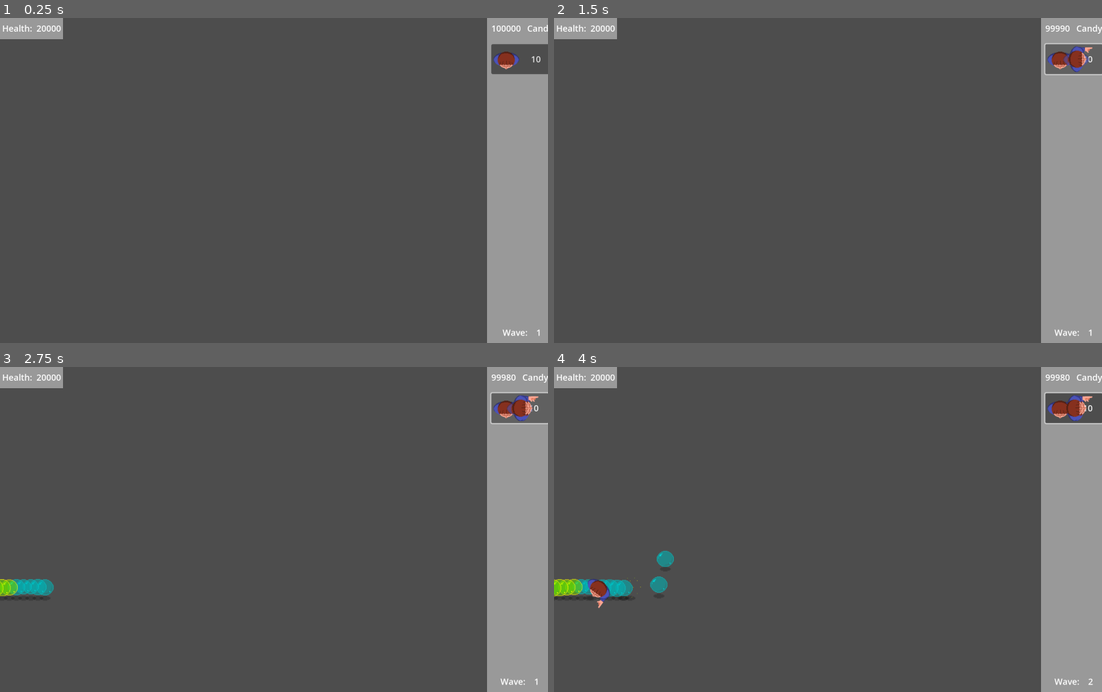
Above: before the commit, frames 1-4 (two rows, left to right).
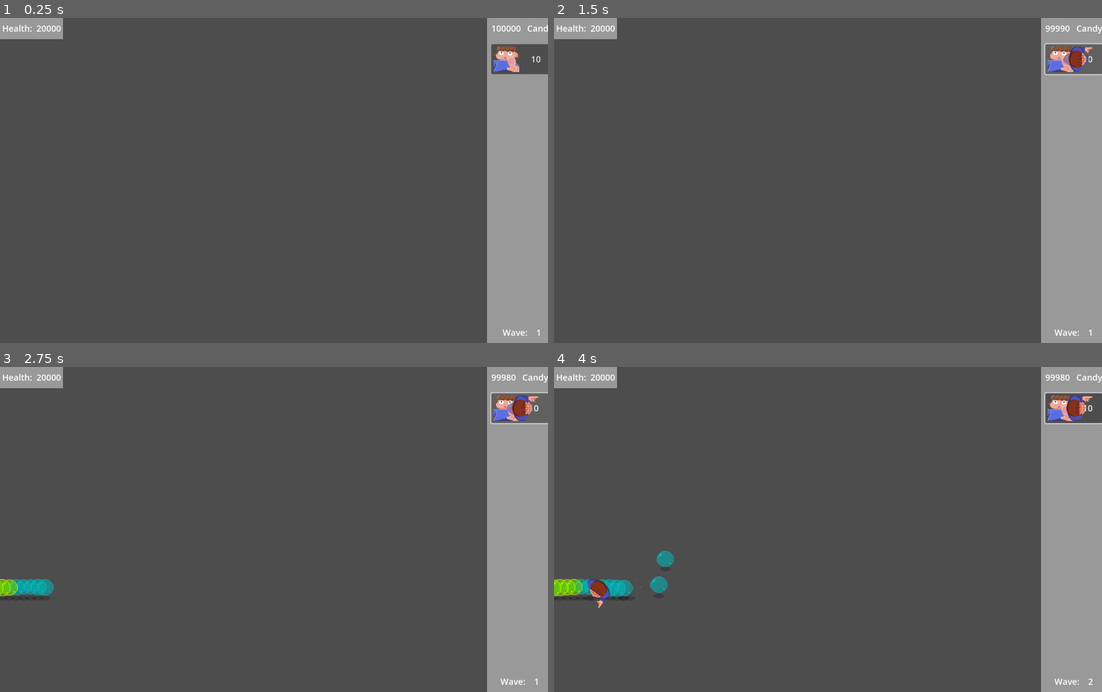
Above: after the commit, the same moments.

Repository: benxutech/bubble-tower-defense
Game: Godot game, scene res://Scenes/Maps/BaseMap.tscn
Same seed, same stepped clock (60 frames per second), same inputs: the game is played once before the commit and once after it. This scene is started directly instead of the project's main scene.
Inputs (mouse positions are in pixels of both pictures, inside the frame that each line leads up to):
- Up to frame 1 (0.25 s): no input
- Up to frame 2 (1.5 s): click "10" at 0.5 s; click "10" at 1.25 s
- Up to frame 3 (2.75 s): click "10" at 2 s
- Up to frame 4 (4 s): move the mouse to (597, 588) at 2.77 s; click (597, 588) at 2.92 s; move the mouse to (625, 588) at 3.52 s; click (625, 588) at 3.67 s

The runs differ from the first frame. In frame 1, 0.3% of the frame differs, in the area x 90-95%, y 8-17%; in frame 2, 0.3%; in frame 3, 0.3%; in frame 4, 0.3%.

Commit message:
add tower icon

Diff:
--- a/Scenes/Maps/BaseMap.tscn
+++ b/Scenes/Maps/BaseMap.tscn
@@ -1,9 +1,10 @@
-[gd_scene load_steps=7 format=3 uid="uid://cebwiqq8wyobx"]
+[gd_scene load_steps=8 format=3 uid="uid://cebwiqq8wyobx"]
 
 [ext_resource type="Script" path="res://Scenes/Maps/base_map_1.gd" id="1_scobg"]
 [ext_resource type="AudioStream" uid="uid://dbrcajfhurev7" path="res://Assets/Sound/SFX_single_bubble_pop-001.wav" id="2_vdl6l"]
 [ext_resource type="Texture2D" uid="uid://t076228ahugp" path="res://Assets/Tower/towertopdown.png" id="3_qkkda"]
 [ext_resource type="PackedScene" uid="uid://ctt8x6tspnqly" path="res://Scenes/Spawner/SpawnerPath.tscn" id="4_2w5af"]
+[ext_resource type="Texture2D" uid="uid://bxi0ydncylqhx" path="res://Assets/Tower/penny_0002.png" id="4_x65jv"]
 
 [sub_resource type="StyleBoxFlat" id="StyleBoxFlat_15ok3"]
 content_margin_left = 4.0
@@ -86,7 +87,7 @@
 [node name="Button1" type="Button" parent="PanelContainer/VBoxContainer"]
 layout_mode = 2
 text = "10"
-icon = ExtResource("3_qkkda")
+icon = ExtResource("4_x65jv")
 
 [node name="Button2" type="Button" parent="PanelContainer/VBoxContainer"]
 visible = false
Binary file added: Assets/Tower/penny_0002.png
Not shown, added: Assets/Tower/penny_0002.png.import
Not shown: 1 places in Scenes/Towers/Variants/PokeTower.tscn that only renumber resources
